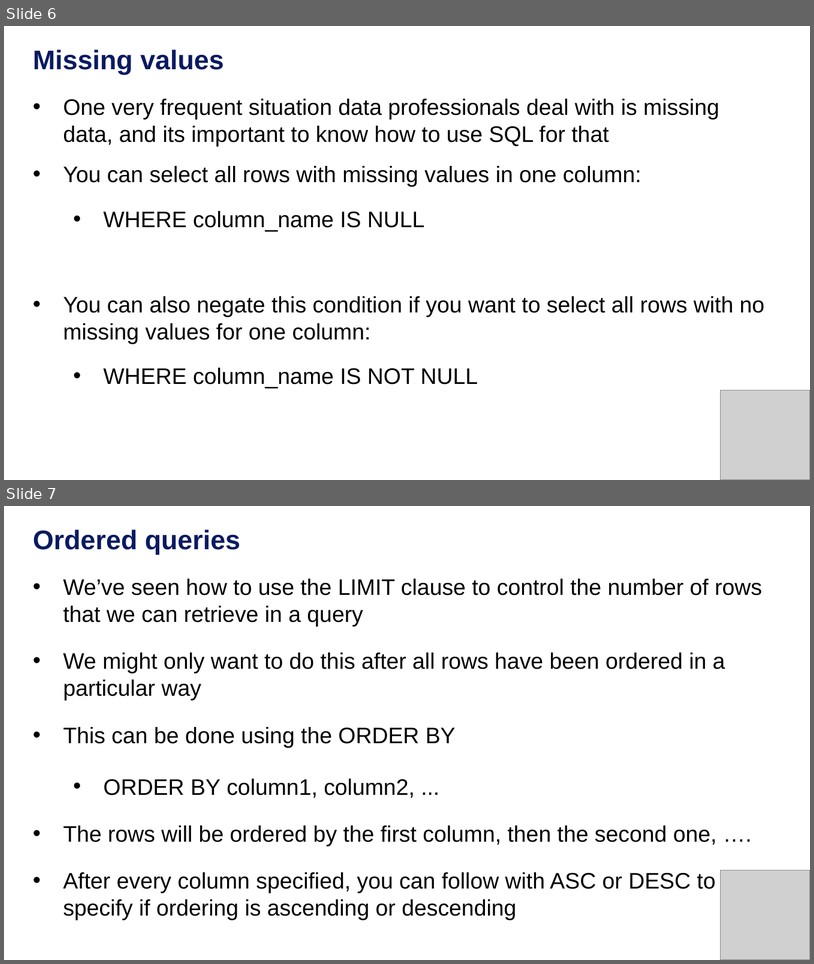
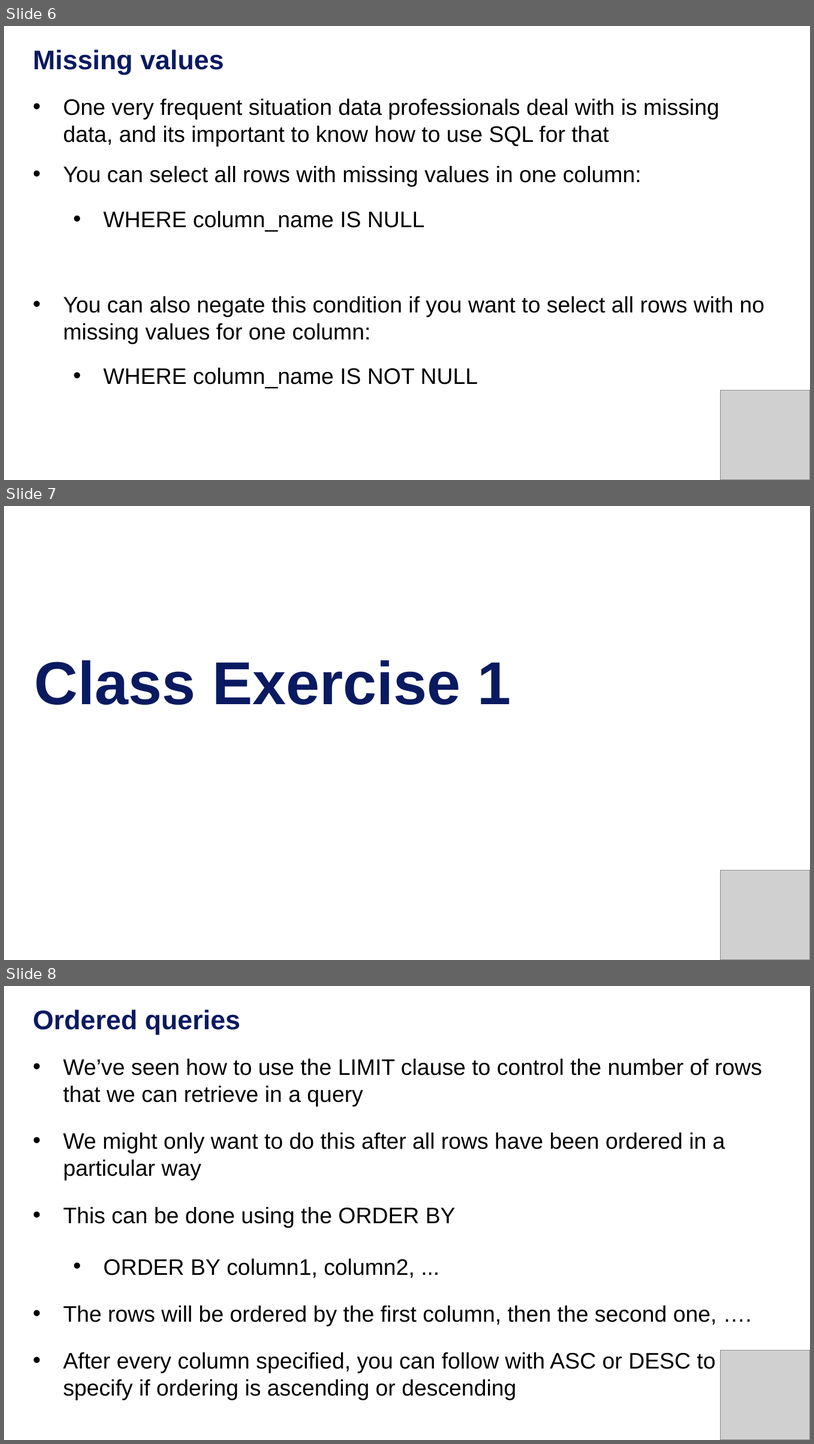
Before and after one commit to warwickdatasciencesociety/deep-dive-into-sql, a slide deck: session-two/session-two-presentation.pptx. Shown one above the other, each under a label of ours: slides 6 and 7 before the commit, slides 6, 7 and 8 after it. The pictures are 814x964 and 814x1444 pixels, drawn with LibreOffice and Linux fonts; fonts in the diff are those of the drawing; grey boxes stand for pictures. Boxes give left, top, right and bottom in pixels: in the first picture for what was removed or moved away, otherwise in the second. Text is boxed around its words. In the diff, an @@ line names an element or a change of style, - is before the commit and + after.

```diff
--- a/session-two/session-two-presentation.pptx
+++ b/session-two/session-two-presentation.pptx
@@ slide 7 added at (x1=4, y1=506, x2=810, y2=960), background #FFFFFF @@
@@ title added at (x1=34, y1=660, x2=512, y2=705), 54 pt, text #0A1A61, bold @@
+Class Exercise 1
@@ picture added at (x1=721, y1=870, x2=810, y2=959) @@
@@ what was slide 7 is now slide 8 @@
```
Also in this commit, not shown: 2 other slides added.
